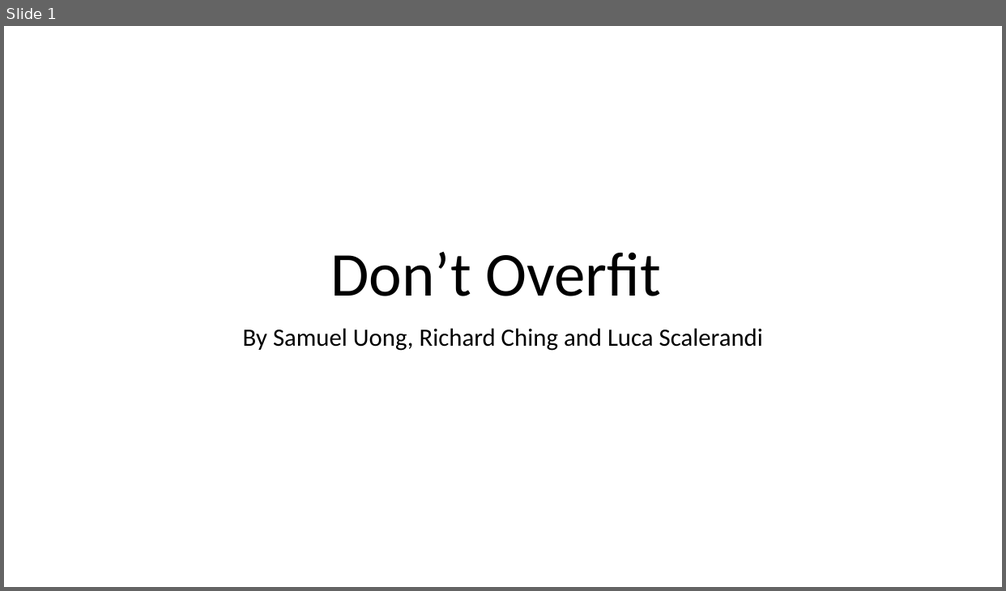
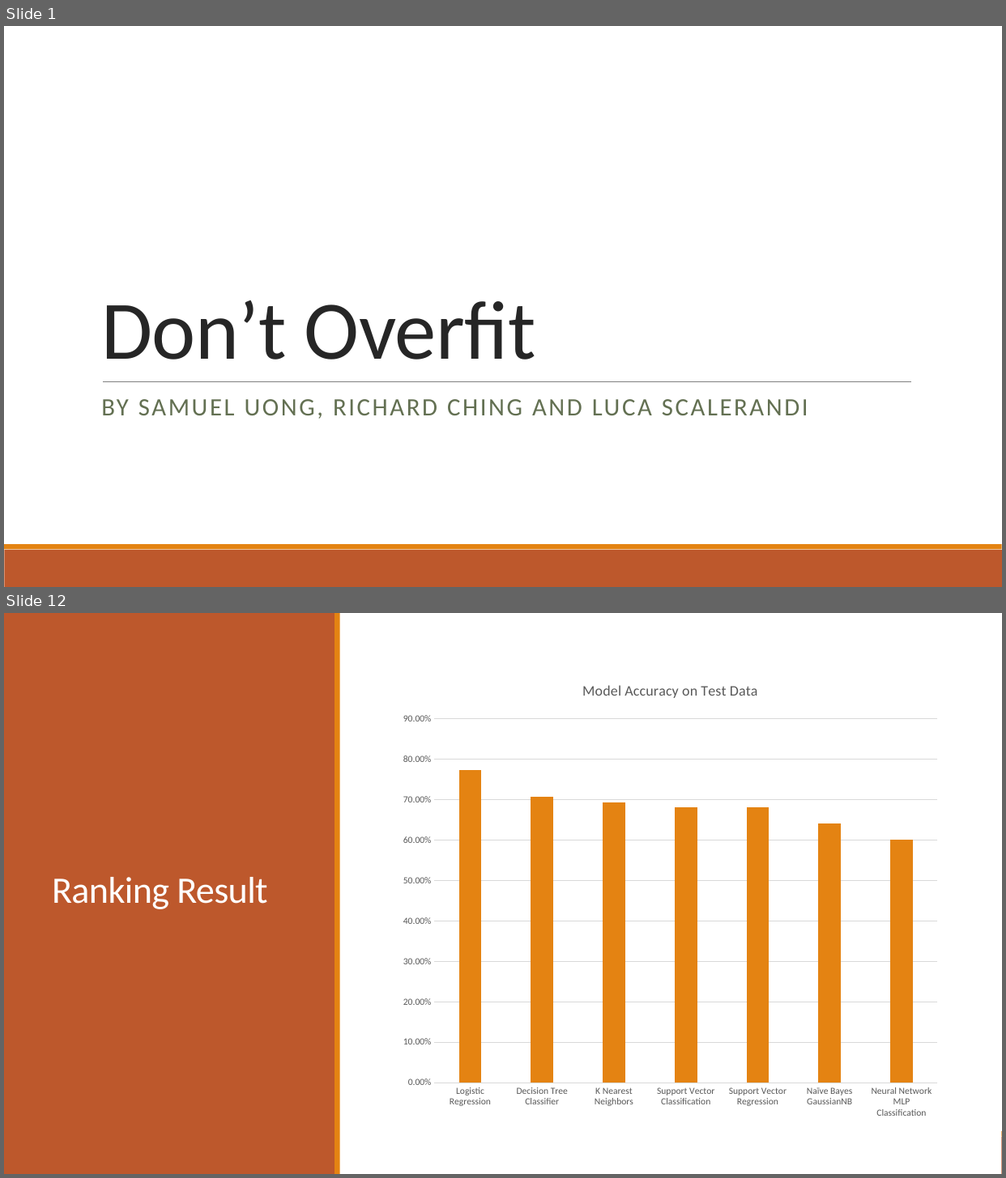
Before and after one commit to suong4554/Machine-Learning-Poly-U, a slide deck: Presentation.pptx. Shown one above the other, each under a label of ours: slide 1 before the commit, slides 1 and 12 after it; the slides between them are not shown. The pictures are 1006x591 and 1006x1178 pixels, drawn with LibreOffice and Linux fonts; fonts in the diff are those of the drawing. Boxes give left, top, right and bottom in pixels: in the first picture for what was removed or moved away, otherwise in the second. Text is boxed around its words. In the diff, an @@ line names an element or a change of style, - is before the commit and + after.

```diff
--- a/Presentation.pptx
+++ b/Presentation.pptx
@@ slide 12 added at [4,613,1002,1174], background #FFFFFF; not listed: 2 template elements that a slide beside it also shows @@
@@ rectangle added at [4,613,1002,1174], fill #FFFFFF @@
@@ rectangle added at [4,613,335,1174], fill #BD582C @@
@@ rectangle added at [335,613,340,1174], fill #E48312 @@
@@ column chart added at [393,666,948,1128] @@
+title "Model Accuracy on Test Data "
+categories: Logistic Regression, Decision Tree Classifier, K Nearest Neighbors, Support Vector Classification, Support Vector Regression, Naïve Bayes GaussianNB, Neural Network MLP Classification
+Series 1: 0.77, 0.71, 0.69, 0.68, 0.68, 0.64, 0.6
@@ title added at [52,877,267,909], 36 pt, text #FFFFFF @@
+Ranking Result
@@ slide 1 changed as well @@
@@ title "Don’t Overfit": place and size @@
-title "Don’t Overfit" at [331,252,661,297]
+title "Don’t Overfit" at [101,301,536,360]
@@ title "Don’t Overfit" at [101,301,536,360]: size 60 to 80 pt, text colour #000000 to #262626, letter spacing 0 to -0.5 pt; alignment centre to left; line spacing 0.9 to 0.85 @@
@@ line added from (103, 382) to (911, 382), #808080 0.5 pt @@
@@ subtitle at [101,399,808,419]: text changed; text colour #000000 to #637052 @@
-By Samuel Uong, Richard Ching and Luca Scalerandi
+BY SAMUEL UONG, RICHARD CHING AND LUCA SCALERANDI
@@ rectangle added at [4,550,1002,587], fill #BD582C @@
@@ rectangle added at [4,544,1002,550], fill #E48312 @@
```
Also in this commit, not shown: 9 other slides changed, 4 other slides added, 2 slides removed.
